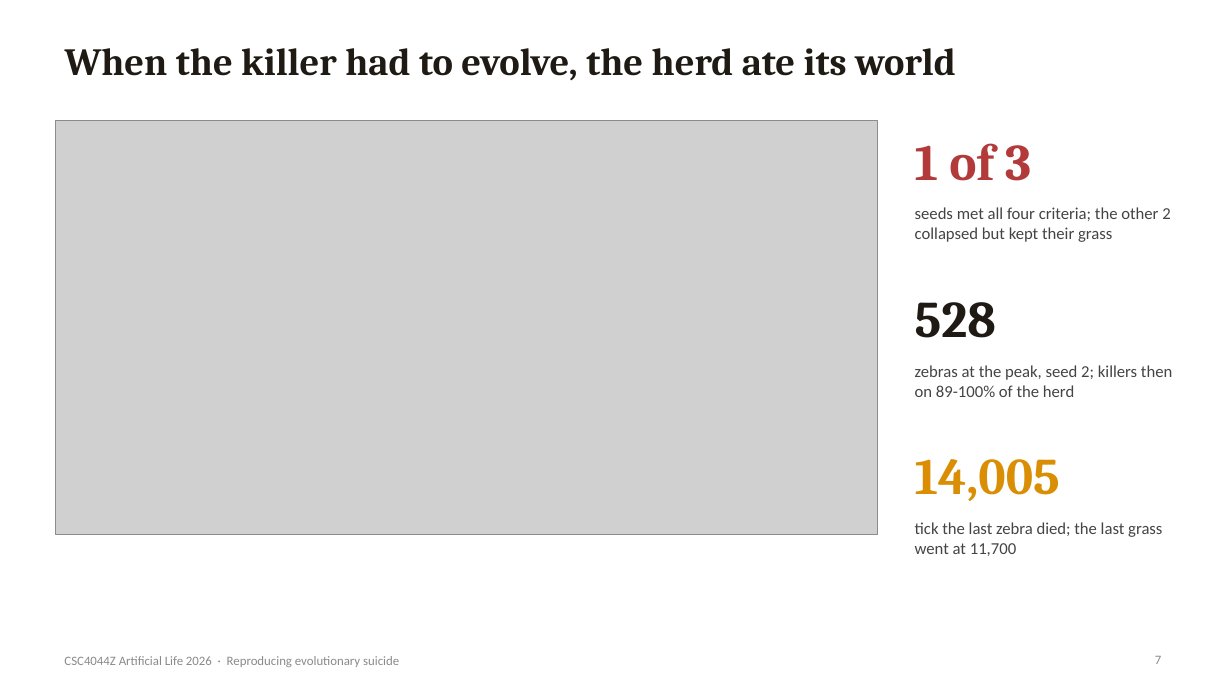
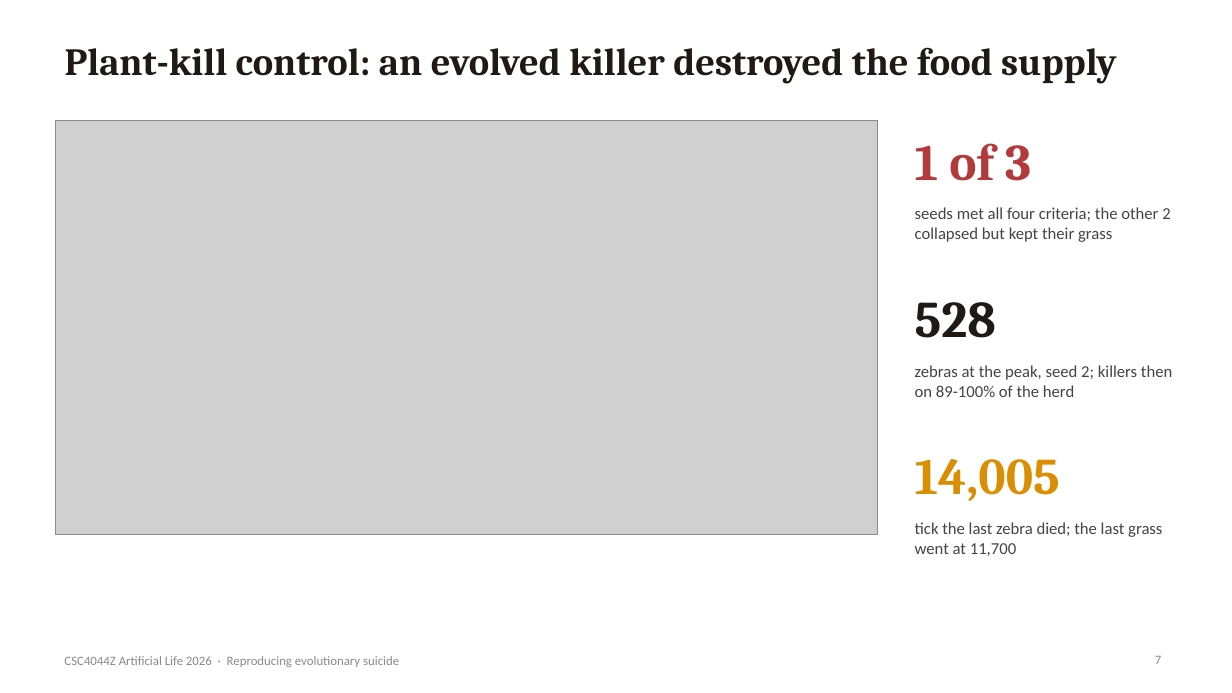
Before and after one commit to Tjeludo/LifeEngine, a slide deck: slide 7 of presentation/Evolutionary-Suicide-LifeEngine.pptx. Drawn at 1232x693 pixels with LibreOffice and Linux fonts; fonts in the diff are those of the drawing; grey boxes stand for pictures. Boxes give left, top, right and bottom in pixels: in the first picture for what was removed or moved away, otherwise in the second. Text is boxed around its words. In the diff, an @@ line names an element or a change of style, - is before the commit and + after.

Commit message:
Rewrite report and slides for clarity; tidy deck build script
Report reorganised into introduction, species, base engine and modified
engine sections with the verdict after the evidence. Slide titles made
descriptive. Deck build no longer depends on an external theme helper.

```diff
--- a/presentation/Evolutionary-Suicide-LifeEngine.pptx
+++ b/presentation/Evolutionary-Suicide-LifeEngine.pptx
@@ title at [65, 47, 1117, 84]: text changed @@
-When the killer had to evolve, the herd ate its world
+Plant-kill control: an evolved killer destroyed the food supply
```
Also in this commit, not shown: 19 other slides changed, 1 slide added, 1 slide removed, 3 other files.
